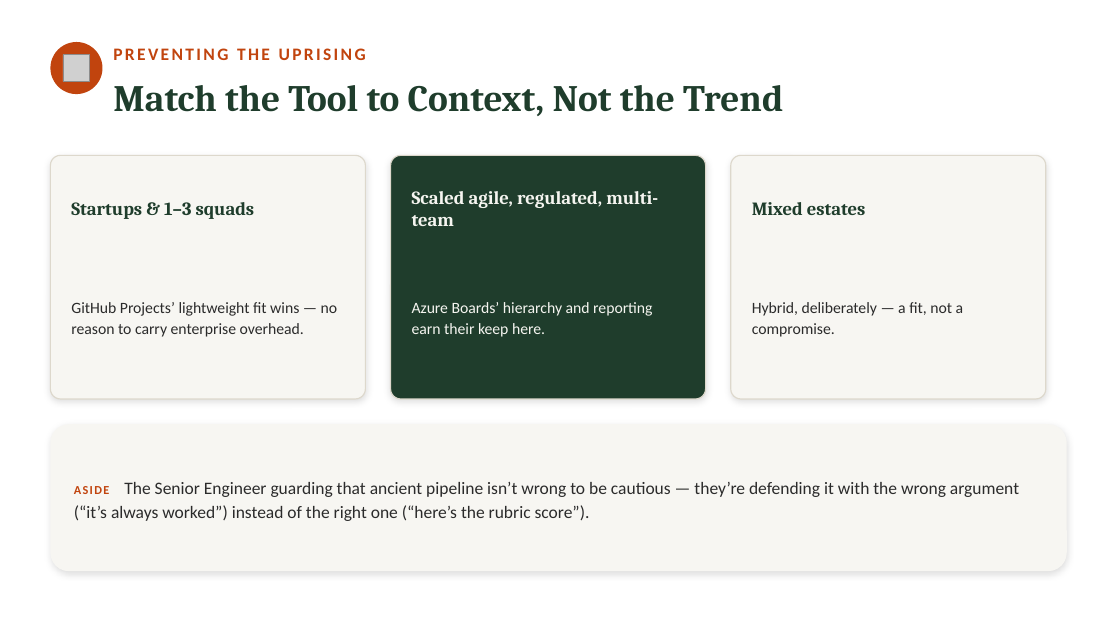
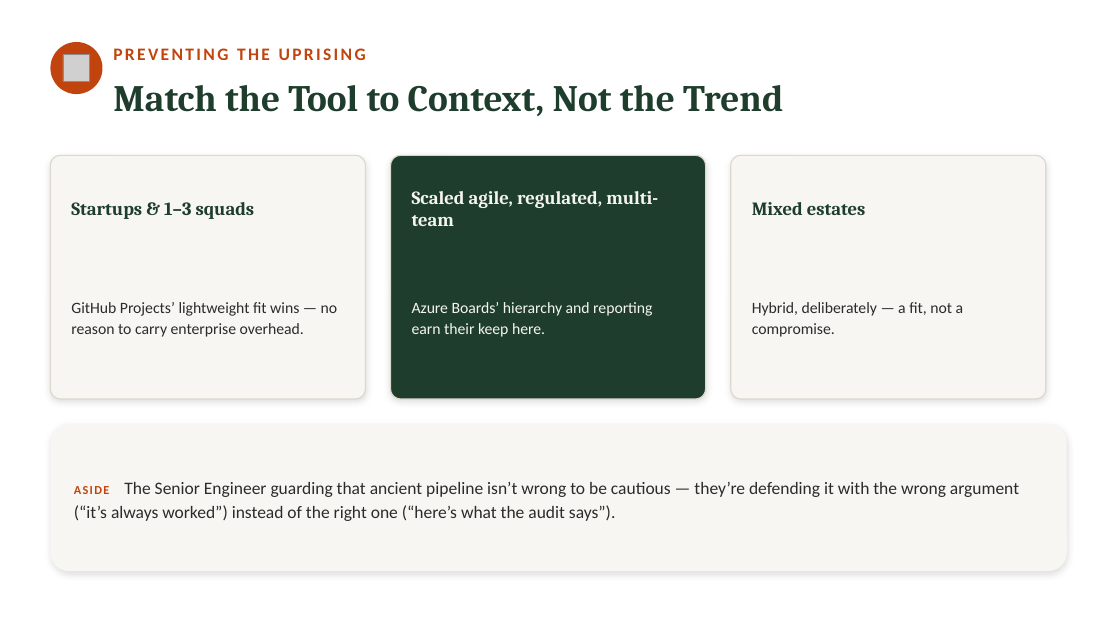
Before and after one commit to neumann1990/Azure_DevOps_To_GitHub, a slide deck: slide 42 of presentation/azure-devops-to-github-the-great-migration-FULL-DECK.pptx (slide 48 before the commit). Drawn at 1120x630 pixels with LibreOffice and Linux fonts; fonts in the diff are those of the drawing; grey boxes stand for pictures. Boxes give left, top, right and bottom in pixels: in the first picture for what was removed or moved away, otherwise in the second. Text is boxed around its words. In the diff, an @@ line names an element or a change of style, - is before the commit and + after.

```diff
--- a/presentation/azure-devops-to-github-the-great-migration-FULL-DECK.pptx
+++ b/presentation/azure-devops-to-github-the-great-migration-FULL-DECK.pptx
@@ text at <box>74,482,1019,521</box>: text changed @@
-ASIDE The Senior Engineer guarding that ancient pipeline isn’t wrong to be cautious — they’re defending it with the wrong argument (“it’s always worked”) instead of the right one (“here’s the rubric score”).
+ASIDE The Senior Engineer guarding that ancient pipeline isn’t wrong to be cautious — they’re defending it with the wrong argument (“it’s always worked”) instead of the right one (“here’s what the audit says”).
```
Also in this commit, not shown: 19 other slides changed, 5 slides removed.
